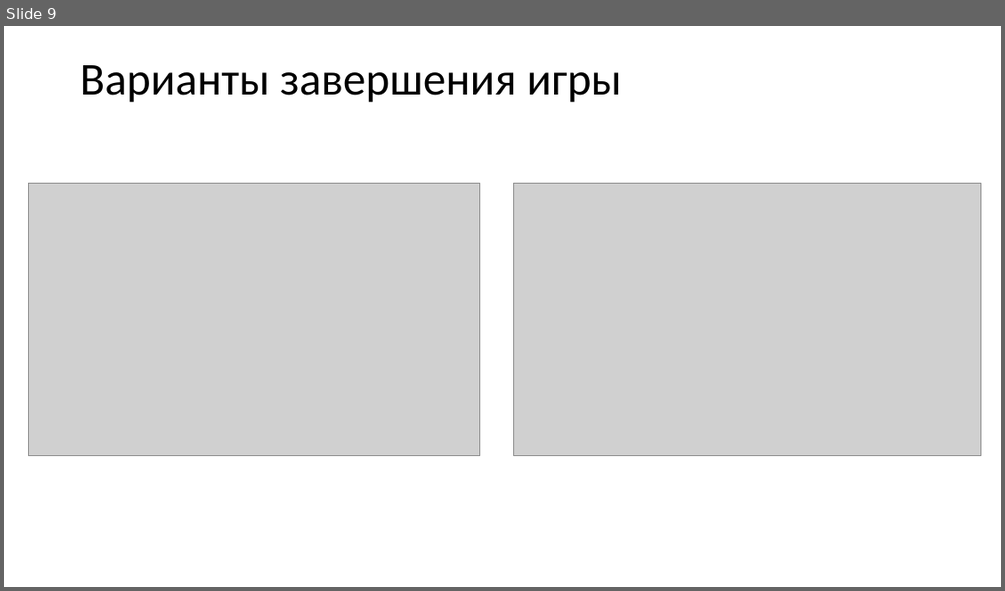
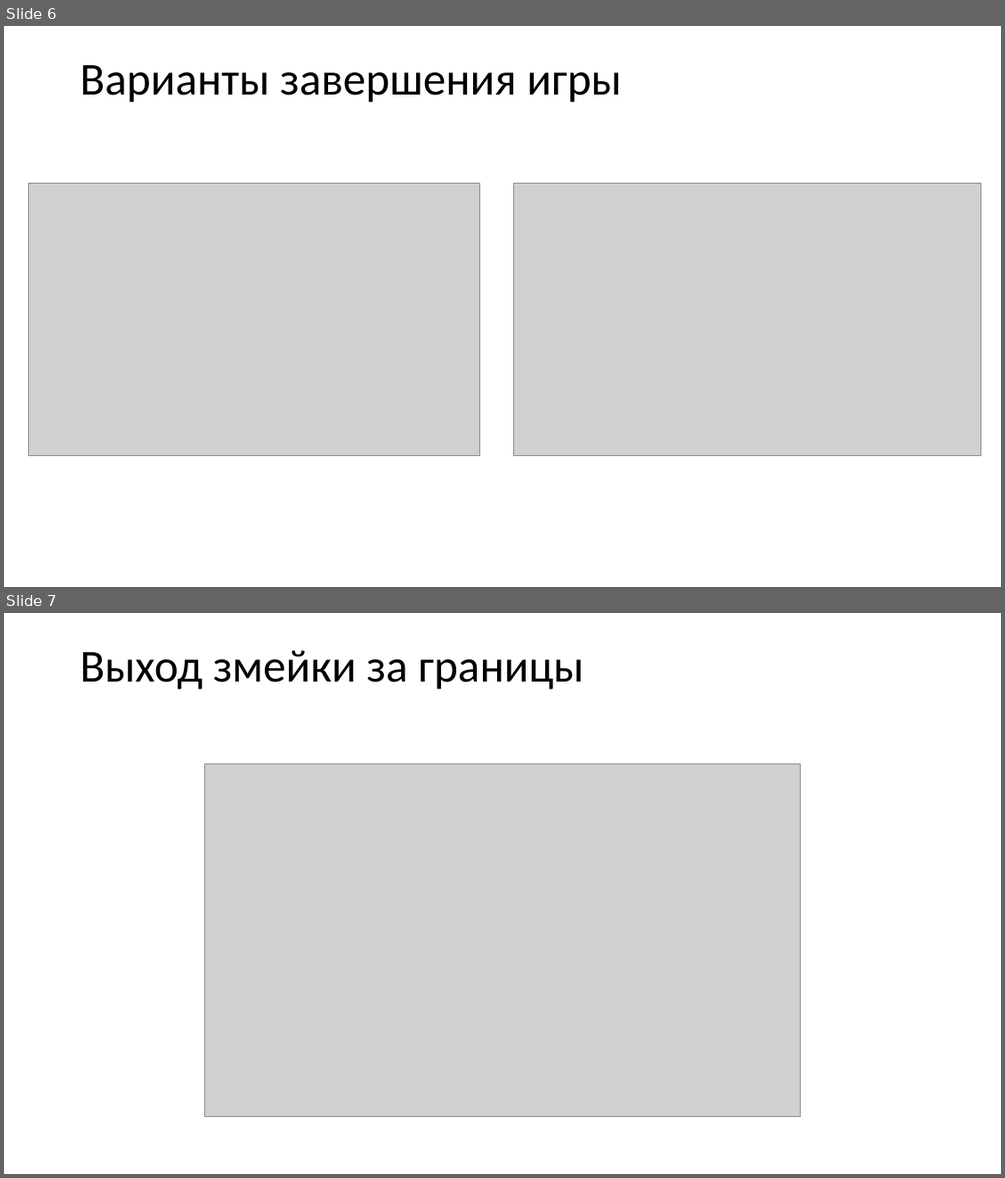
Before and after one commit to 1NiKuz1/snake, a slide deck: выступление/Презентация к курсовому проекту.pptx. Shown one above the other, each under a label of ours: slide 9 before the commit, slides 6 and 7 after it. The pictures are 1005x591 and 1005x1178 pixels, drawn with LibreOffice and Linux fonts; fonts in the diff are those of the drawing; grey boxes stand for pictures. Boxes give left, top, right and bottom in pixels: in the first picture for what was removed or moved away, otherwise in the second. Text is boxed around its words. In the diff, an @@ line names an element or a change of style, - is before the commit and + after.

```diff
--- a/выступление/Презентация к курсовому проекту.pptx
+++ b/выступление/Презентация к курсовому проекту.pptx
@@ slide 7 added at [4, 613, 1001, 1174], background #FFFFFF @@
@@ title added at [80, 650, 583, 690], 44 pt, text #000000 @@
+Выход змейки за границы
@@ picture added at [205, 764, 801, 1117] @@
@@ what was slide 9 is now slide 6 @@
```
Also in this commit, not shown: 1 slide changed, 5 other slides added, 4 slides removed, 28 other files.
